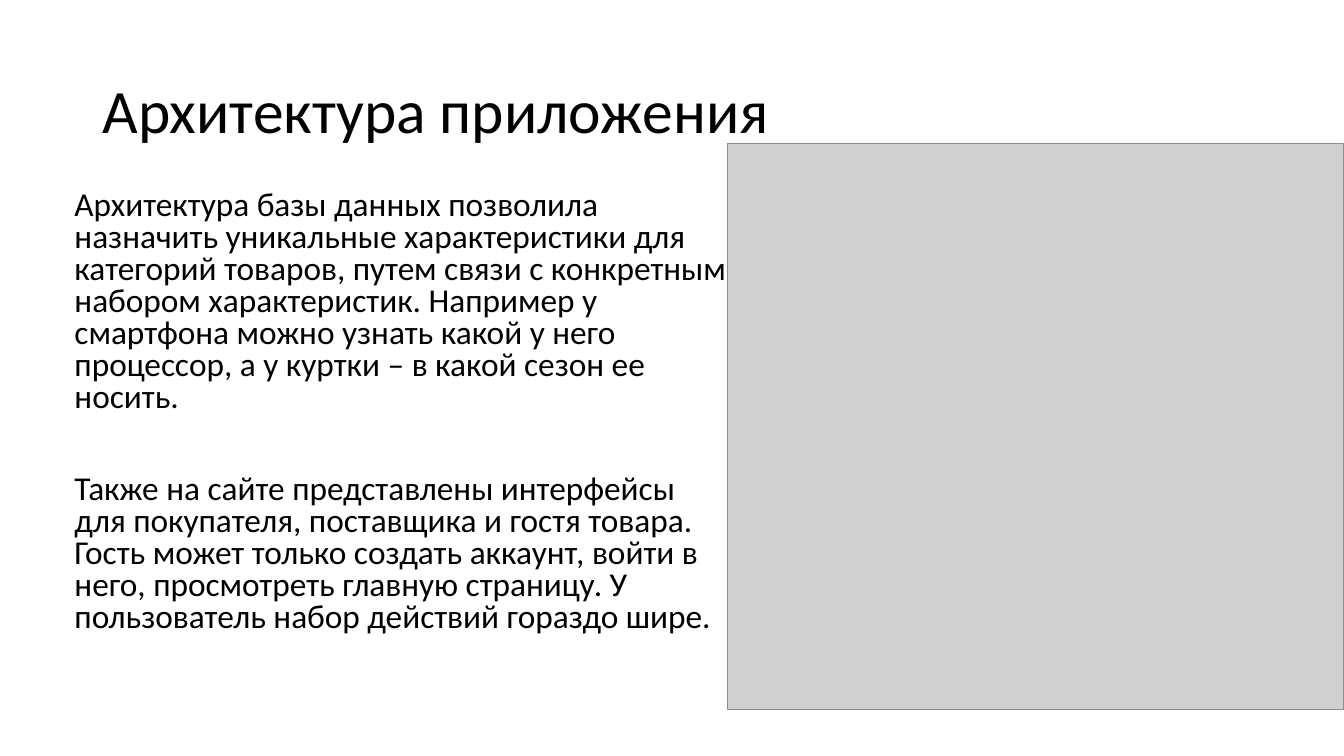
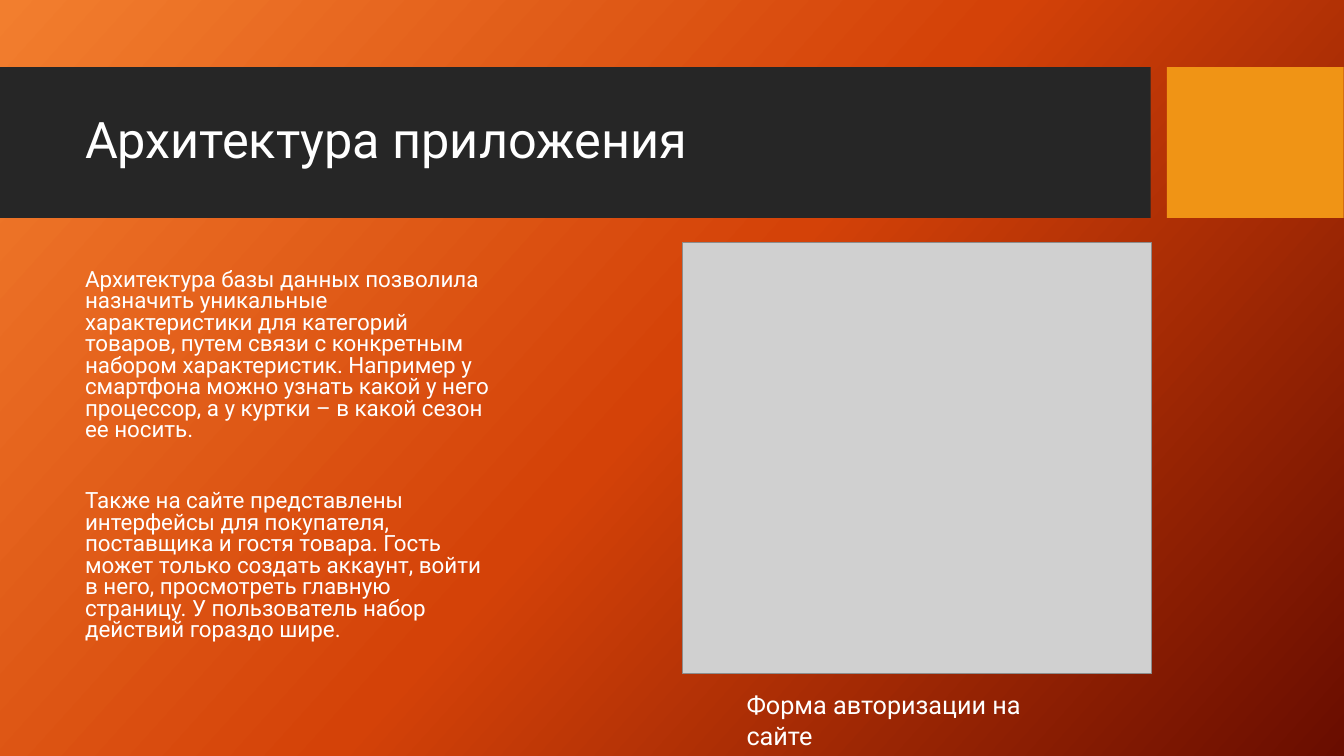
Before and after one commit to lycayan18/Zamkadishi_Marketplace, a slide deck: slide 6 of docs/Vodorod Store.pptx (slide 7 before the commit). Drawn at 1344x756 pixels with LibreOffice and Linux fonts; fonts in the diff are those of the drawing; grey boxes stand for pictures; background and template pictures are left out. Boxes give left, top, right and bottom in pixels: in the first picture for what was removed or moved away, otherwise in the second. Text is boxed around its words. In the diff, an @@ line names an element or a change of style, - is before the commit and + after.

```diff
--- a/docs/Vodorod Store.pptx
+++ b/docs/Vodorod Store.pptx
@@ background #FFFFFF to picture (left out) @@
@@ rectangle added at <box>0,68,1150,219</box>, fill #262626 @@
@@ title "Архитектура приложения": place and size @@
-title "Архитектура приложения" at <box>102,93,769,148</box>
+title "Архитектура приложения" at <box>85,122,687,169</box>
@@ title "Архитектура приложения" at <box>85,122,687,169</box>: size 44 to 36 pt, font Calibri to Roboto, text colour #000000 to #FFFFFF @@
@@ rectangle added at <box>1168,68,1344,219</box>, fill #F09415 @@
@@ text "Архитектура базы данных позволила назначить ...": place and size @@
-text "Архитектура базы данных позволила назначить ..." at <box>74,193,726,634</box>
+text "Архитектура базы данных позволила назначить ..." at <box>85,270,489,642</box>
@@ text "Архитектура базы данных позволила назначить ..." at <box>85,270,489,642</box>: size 23.8 to 16 pt, font Calibri to Roboto, text colour #000000 to #FFFFFF; vertical alignment top to middle @@
@@ picture: place and size @@
-picture at <box>728,143,1344,710</box>
+picture at <box>683,243,1151,675</box>
@@ text added at <box>747,695,1020,746</box>, 18 pt, text #FFFFFF @@
+Форма авторизации на сайте
```
Also in this commit, not shown: 6 other slides changed, 1 slide removed, 1 other file.
